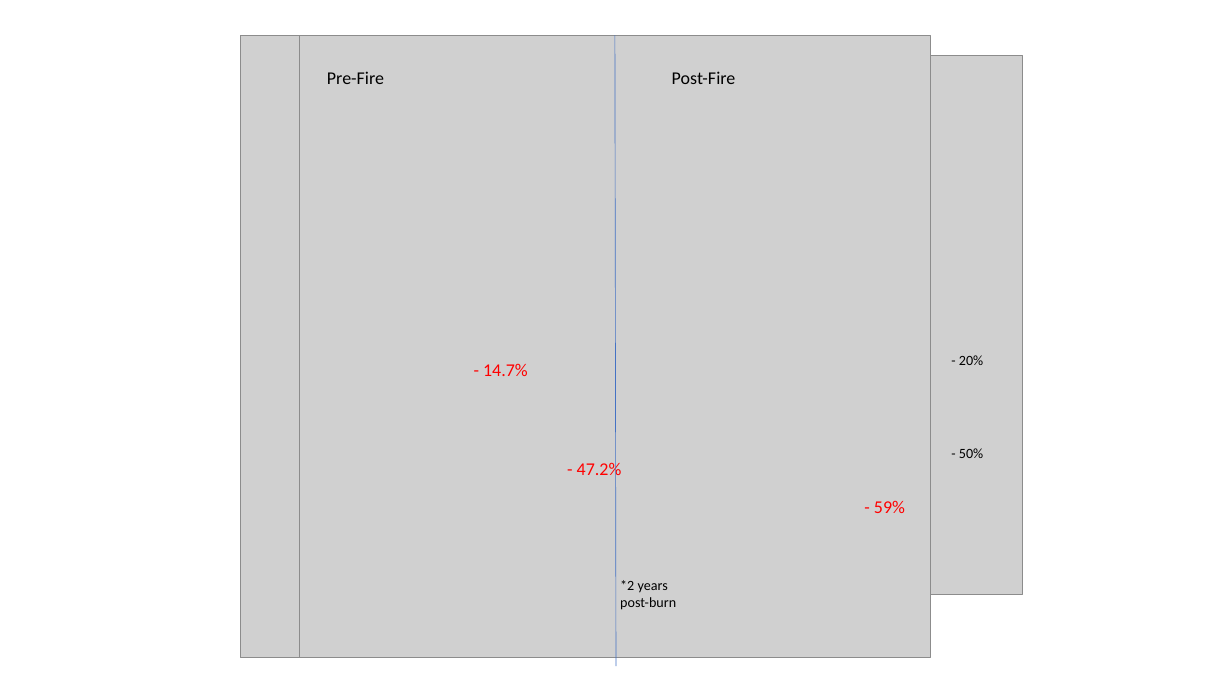
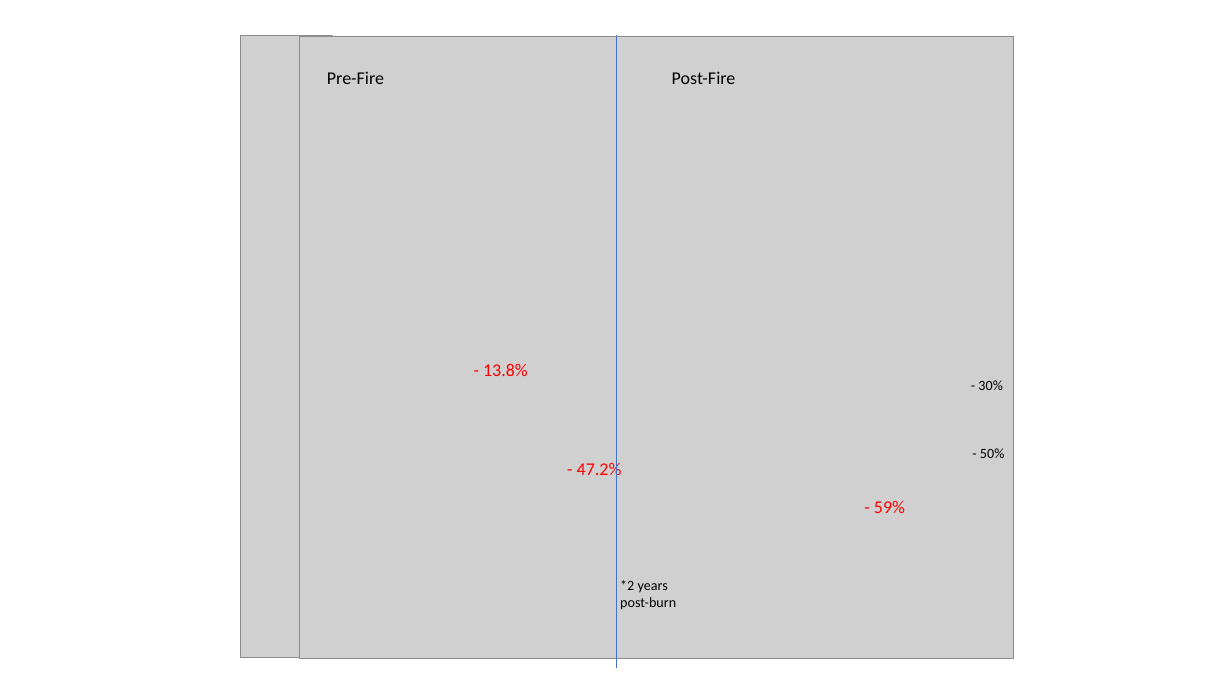
Before and after one commit to gldejong/FFIanalysis, a slide deck: slide 3 of Analysis/editingplots.pptx (slide 2 before the commit). Drawn at 1232x693 pixels with LibreOffice and Linux fonts; fonts in the diff are those of the drawing; grey boxes stand for pictures. Boxes give left, top, right and bottom in pixels: in the first picture for what was removed or moved away, otherwise in the second. Text is boxed around its words. In the diff, an @@ line names an element or a change of style, - is before the commit and + after.

```diff
--- a/Analysis/editingplots.pptx
+++ b/Analysis/editingplots.pptx
@@ picture: place and size @@
-picture at (299, 35, 931, 658)
+picture at (299, 36, 1014, 659)
@@ picture removed at (931, 55, 1023, 594) @@
@@ text at (483, 363, 528, 376): text changed @@
-- 14.7%
+- 13.8%
@@ text at (978, 380, 1002, 390): text changed @@
-- 20%
+- 30%
@@ text "- 50%": place and size @@
-text "- 50%" at (959, 448, 983, 458)
+text "- 50%" at (980, 448, 1004, 458)
```
Also in this commit, not shown: 1 other slide changed, 3 slides added, 1 slide removed, 48 other files.
